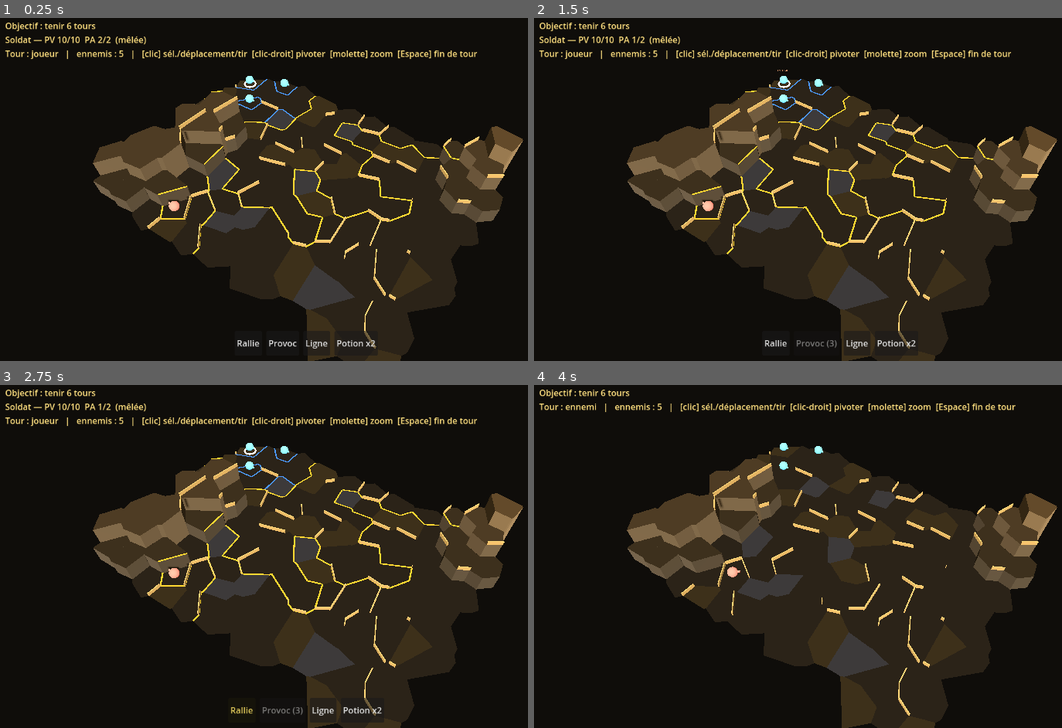
Above: before the commit, frames 1-4 (two rows, left to right).
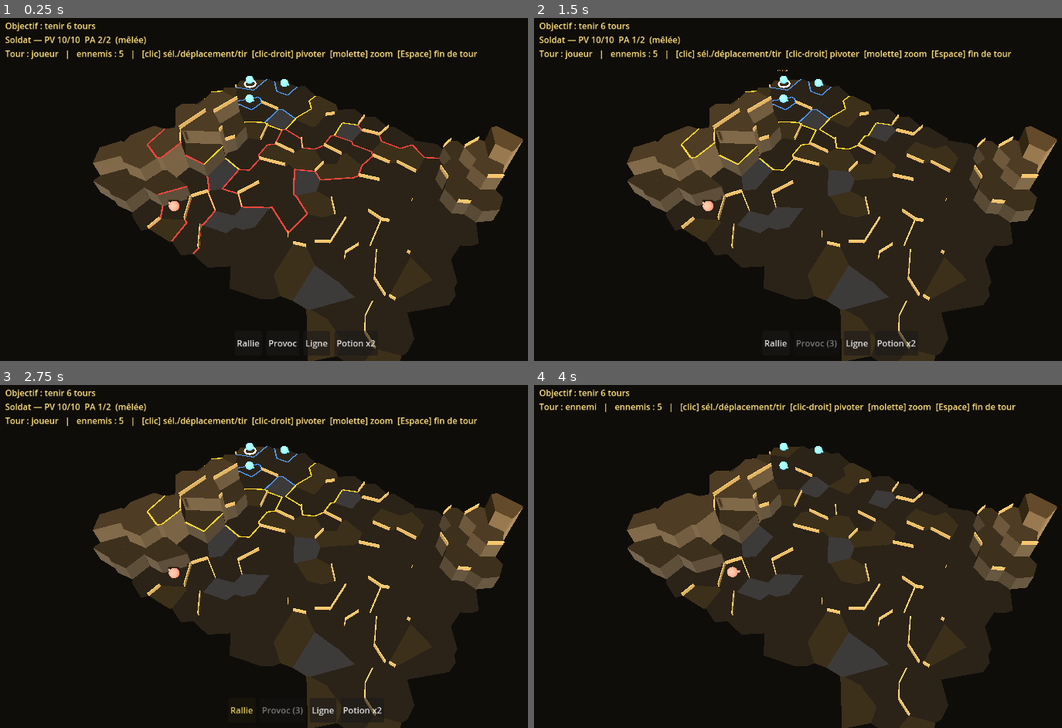
Above: after the commit, the same moments.

Repository: florentmathieu/game
Game: Godot game, scene res://scenes/Battle.tscn
The game is run twice, just before and just after one commit, with the same random seed, the same clock (stepped at 60 frames per second) and the same inputs. This scene is started directly instead of the project's main scene.
Inputs (mouse positions are in pixels of both pictures, inside the frame that each line leads up to):
- Up to frame 1 (0.25 s): no input
- Up to frame 2 (1.5 s): click "Rallie" at 0.5 s; click "Provoc" at 1.25 s
- Up to frame 3 (2.75 s): click "Rallie" at 2 s
- Up to frame 4 (4 s): click "Ligne" at 2.75 s; tap Enter at 3.5 s; move the mouse to (977, 535) at 3.52 s; click (977, 535) at 3.67 s; tap Space at 3.77 s

The runs differ from the first frame. In frame 1, 0.8% of the frame differs, in the area x 27-87%, y 28-69%; in frame 2, 0.7%; in frame 3, 0.7%; in frame 4, nothing differs.

Commit message:
Godot: mobilité de déplacement plate (3) — corrige la zone jaune surdimensionnée
Bug de parité : le port utilisait le champ mob de classe (8/6/7) pour le
budget de déplacement, alors qu'index.html utilise une mobilité GLOBALE
plate (MOB=3) via mobOf() — le mob de classe est vestigial. Conséquence :
1 PA achetait 8 cases au lieu de 3, donc le palier jaune (1 PA) était
~2,5× trop grand.

- Battle : const MOB=3 ; _mob_of(u)=MOB+mobBonus ; budget/ap_for_move
  utilisent _mob_of (plus u.mob). Perk de mobilité routé vers mobBonus
  (et non u.mob). Repositionnement Frappe de l'ombre via _mob_of.
- Paliers désormais : bleu cout<=2, jaune 3-5, rouge 6-8 (budget total 8).
- S'applique aussi aux ennemis (cohérent avec mobOf global du HTML).

Co-Authored-By: Claude Opus 4.8 <noreply@anthropic.com>
Claude-Session: https://claude.ai/code/session_011W5fGsCJX3Rz6FN17p17HS

Diff:
--- a/godot-port/scripts/Battle.gd
+++ b/godot-port/scripts/Battle.gd
@@ -11,6 +11,7 @@
 const S := 0.06          # px -> unités monde
 const STEP := 2.2        # hauteur monde par niveau d'élévation
 const AP_MAX := 2
+const MOB := 3           # mobilité de base (plate) par PA — cf. MOB global d'index.html
 
 var CL := {}
 var mesh: VMesh
@@ -246,7 +247,7 @@
 		"civ":d.get("civ", false), "aimBonus":0, "dmgBonus":0, "rangeBonus":0, "reacted":false, "bracing":false, "wallStance":false,
 		"asleep":false, "pod":-1, "home":cell, "freeAvail":true, "freeMpBonus":0,
 		"abil":(d.get("abil", []) as Array).duplicate(), "cd":{}, "slowed":false, "stunned":false,
-		"spellsCast":0, "dmgTaken":0, "kills":0, "crackers":int(d.get("crackers", 0)), "scatterBonus":0}
+		"spellsCast":0, "dmgTaken":0, "kills":0, "crackers":int(d.get("crackers", 0)), "scatterBonus":0, "mobBonus":0}
 	if wtype == "ranged" and w.ranged.has("clip"): u.clip = int(w.ranged.clip); u.ammo = int(w.ranged.clip)
 	if team == "player":
 		var ids: Array = mem.get("perks", []) if not mem.is_empty() else []
@@ -468,7 +469,7 @@
 		if m.has("hp"): u.max += m.hp; u.hp += m.hp
 		if m.has("shieldBlock"): u.shieldBlock += m.shieldBlock
 		if m.has("parry"): u.parry += m.parry
-		if m.has("mob"): u.mob += m.mob
+		if m.has("mob"): u.mobBonus += m.mob
 		if m.has("aim"): u.aimBonus += m.aim
 		if m.has("dmg"): u.dmgBonus += m.dmg
 		if m.has("range"): u.rangeBonus += m.range
@@ -587,7 +588,7 @@
 	var best := -1; var bs := -1
 	for n in mesh.cells[tgt.cell].nb:
 		if n != u.cell and (_unit_at(n) >= 0 or not mesh.passable(n)): continue
-		if n != u.cell and mesh.hops(u.cell, n) > u.mob: continue
+		if n != u.cell and mesh.hops(u.cell, n) > _mob_of(u): continue
 		var f := Combat.flank_of(mesh, {"cell":n}, tgt)
 		var s: int = {"back":3, "side":2, "front":1}[f]
 		if s > bs: bs = s; best = n
@@ -725,10 +726,12 @@
 
 # mouvement : déplacement gratuit (freeAvail) + PA × mobilité (modèle d'index.html)
 func _free_mp(u) -> int: return Data.FREE_MP + int(u.get("freeMpBonus", 0))
-func budget(u) -> int: return (_free_mp(u) if u.get("freeAvail", true) else 0) + u.ap * u.mob
+# mobilité de DÉPLACEMENT = base plate (3) + perks (cf. mobOf d'index.html) ; le mob de classe ne sert pas au mouvement
+func _mob_of(u) -> int: return MOB + int(u.get("mobBonus", 0))
+func budget(u) -> int: return (_free_mp(u) if u.get("freeAvail", true) else 0) + u.ap * _mob_of(u)
 func ap_for_move(u, cost: int) -> int:
 	var free: int = _free_mp(u) if u.get("freeAvail", true) else 0
-	return max(0, int(ceil(float(cost - free) / u.mob)))
+	return max(0, int(ceil(float(cost - free) / _mob_of(u))))
 
 func _compute_reach() -> void:
 	reachable = {}
Not shown, changed: docs/godot/index.html
Not shown, changed: docs/godot/index.pck
